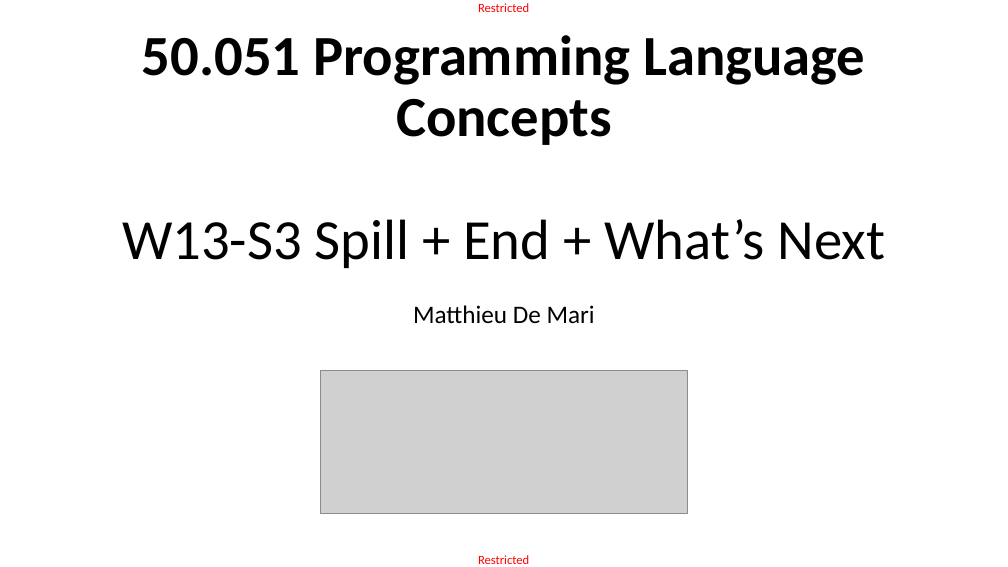
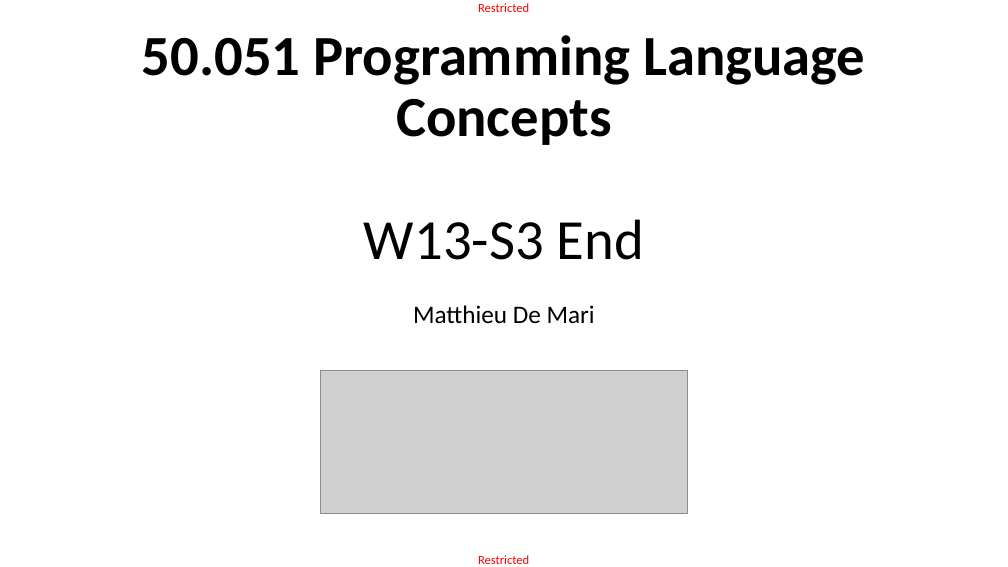
Before and after one commit to matthieudemari/SUTD_PLC_50_051, a slide deck: slide 1 of W13/W13S3/W13S3.pptx. Drawn at 1008x567 pixels with LibreOffice and Linux fonts; fonts in the diff are those of the drawing; grey boxes stand for pictures. Boxes give left, top, right and bottom in pixels: in the first picture for what was removed or moved away, otherwise in the second. Text is boxed around its words. In the diff, an @@ line names an element or a change of style, - is before the commit and + after.

```diff
--- a/W13/W13S3/W13S3.pptx
+++ b/W13/W13S3/W13S3.pptx
@@ title at (142,35,865,260): text changed @@
-50.051 Programming Language Concepts
-W13-S3 Spill + End + What’s Next
+50.051 Programming Language Concepts
+W13-S3 End
```
Also in this commit, not shown: 25 slides added, 54 other files.
